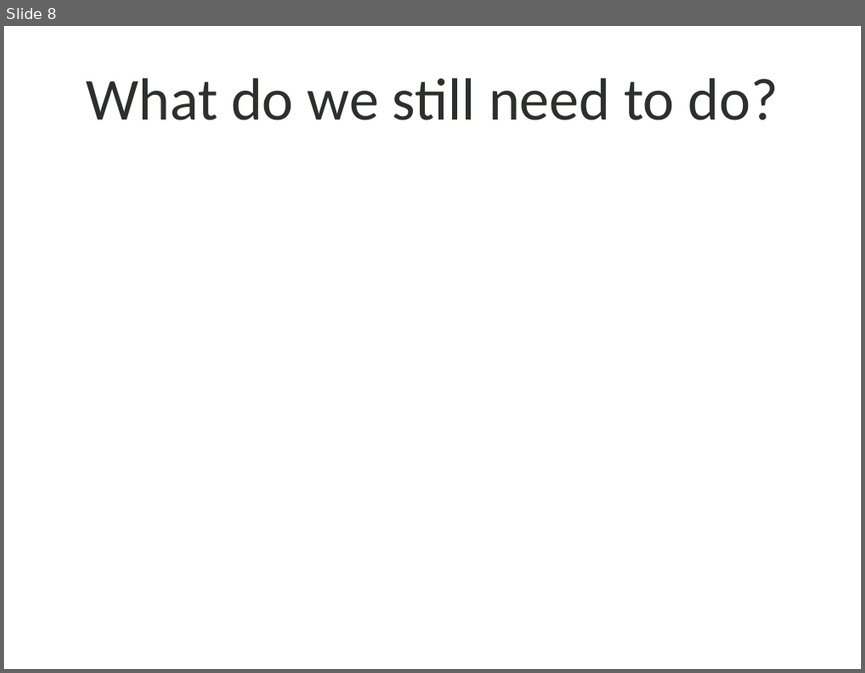
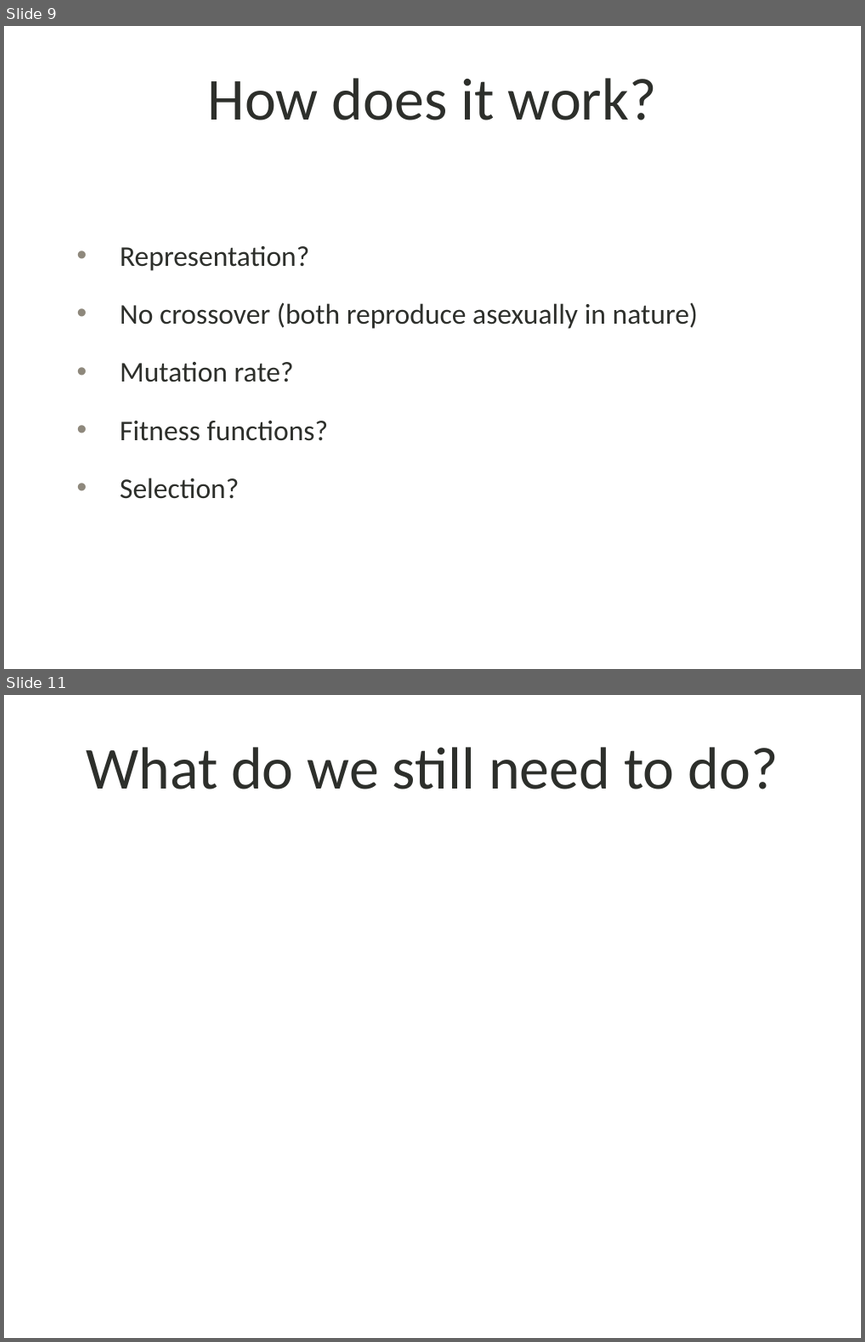
Before and after one commit to shankl/EvoComp_FinalProject, a slide deck: presentation.pptx. Shown one above the other, each under a label of ours: slide 8 before the commit, slides 9 and 11 after it; the slides between them are not shown. The pictures are 865x673 and 865x1342 pixels, drawn with LibreOffice and Linux fonts; fonts in the diff are those of the drawing; background and template pictures are left out. Boxes give left, top, right and bottom in pixels: in the first picture for what was removed or moved away, otherwise in the second. Text is boxed around its words. In the diff, an @@ line names an element or a change of style, - is before the commit and + after.

```diff
--- a/presentation.pptx
+++ b/presentation.pptx
@@ slide 9 added at (x1=4, y1=26, x2=861, y2=669), background picture (left out) @@
@@ title added at (x1=208, y1=78, x2=657, y2=120), 50 pt, text #2D2F2B @@
+How does it work?
@@ text added at (x1=120, y1=246, x2=698, y2=499), 24 pt, text #2D2F2B @@
+• Representation?
+• No crossover (both reproduce asexually in nature)
+• Mutation rate?
+• Fitness functions?
+• Selection?
@@ what was slide 8 is now slide 11 @@
```
Also in this commit, not shown: 7 slides changed, 2 other slides added.
